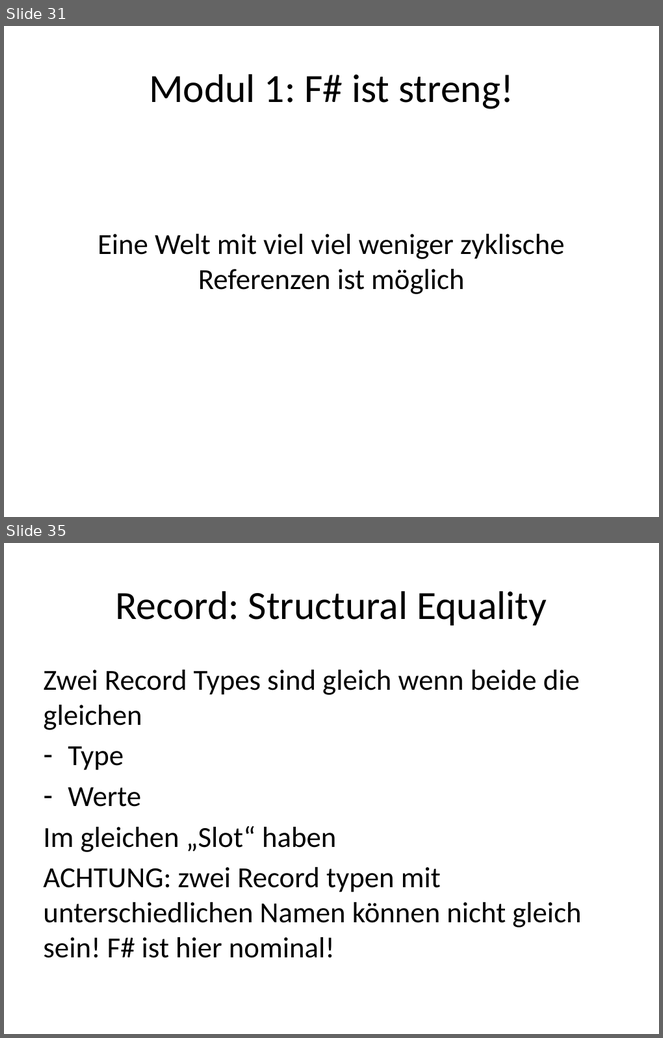
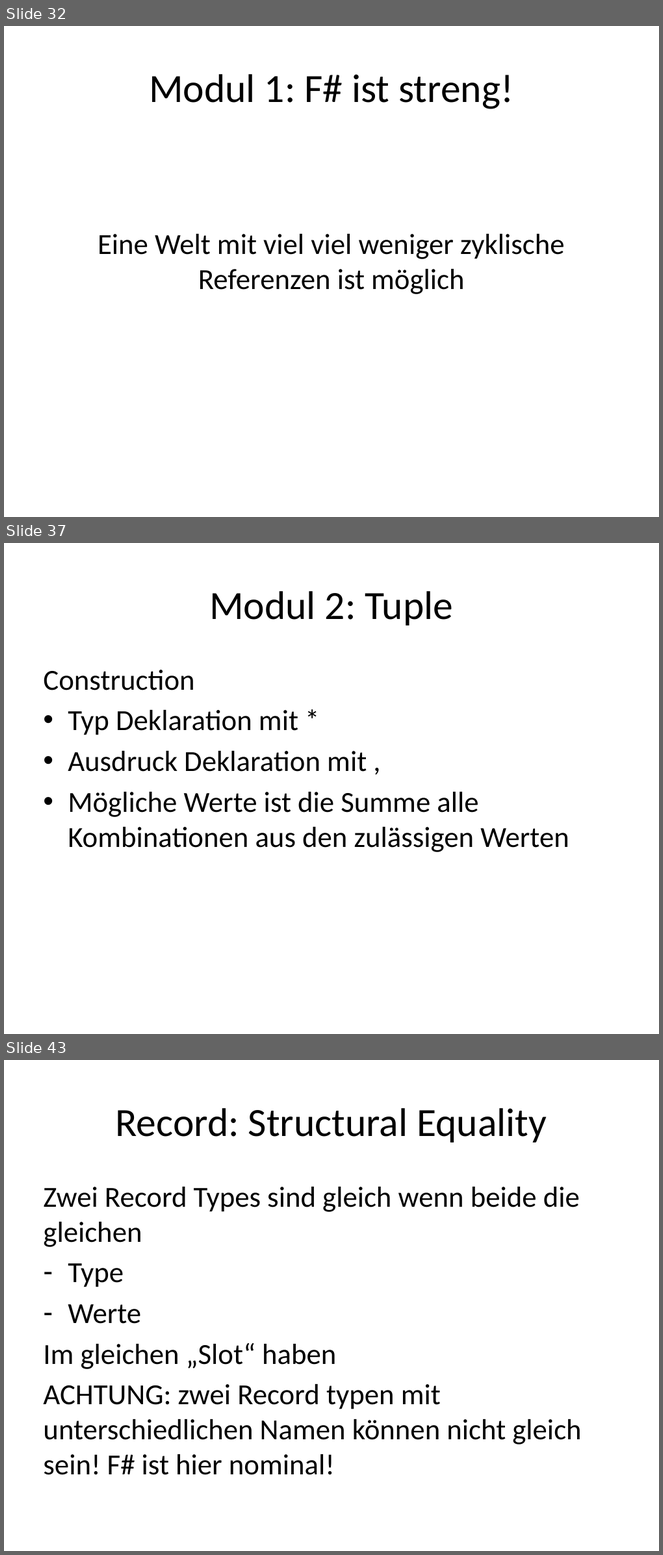
Before and after one commit to nasserbrake/Spartakiade2017, a slide deck: FSharp.pptx. Shown one above the other, each under a label of ours: slides 31 and 35 before the commit, slides 32, 37 and 43 after it; the slides between them are not shown. The pictures are 663x1038 and 663x1555 pixels, drawn with LibreOffice and Linux fonts; fonts in the diff are those of the drawing. Boxes give left, top, right and bottom in pixels: in the first picture for what was removed or moved away, otherwise in the second. Text is boxed around its words. In the diff, an @@ line names an element or a change of style, - is before the commit and + after.

Commit message:
Tuple

```diff
--- a/FSharp.pptx
+++ b/FSharp.pptx
@@ slide 37 added at bbox=[4, 543, 659, 1034], background #FFFFFF @@
@@ title added at bbox=[209, 591, 454, 626], 44 pt, text #000000 @@
+Modul 2: Tuple
@@ text added at bbox=[43, 670, 569, 852], 32 pt, text #000000 @@
+Construction
+• Typ Deklaration mit *
+• Ausdruck Deklaration mit ,
+• Mögliche Werte ist die Summe alle Kombinationen aus den zulässigen Werten
@@ what was slide 31 is now slide 32 @@
@@ what was slide 35 is now slide 43 @@
```
Also in this commit, not shown: 6 slides changed, 7 other slides added, 3 other files.
